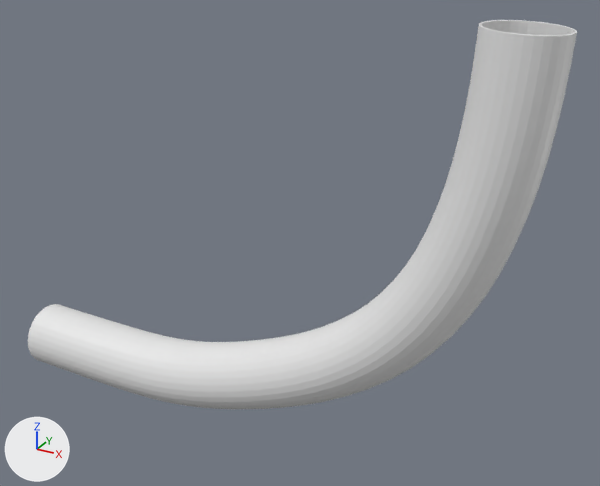
Two versions of the Blender file MarbleRun/Assets/TrackPieces/Blend/tube.blend, one commit apart.
Rendered twice from a camera (50 mm lens) standing at (21.3, -26.6, 21.5) and looking at (5.9, 1.4, 7.5). The lights are fixed; the arrows at lower left show +X, +Y and +Z.

Script lines for the objects in view, before the commit:
```python
me_cylinder = bpy.data.meshes.new('Cylinder')
me_cylinder.from_pydata(...)  # 64 vertices, 32 faces; spans x -1.0..1.0, y -1.0..1.0, z -1.0..1.0
cu_nurbspath = bpy.data.curves.new('NurbsPath', 'CURVE')
cu_nurbspath.dimensions = '3D'
_sp = cu_nurbspath.splines.new('NURBS'); _sp.points.add(5)
_sp.points.foreach_set('co', [-7.46, 0.0124, 0.0537, 1.0, -1.0, 0.0, 0.0, 1.0, 0.0, 0.0, 0.0, 1.0, 8.756, -0.115, 1.55, 1.0, 14.77, -0.045, 8.08, 1.0, 14.8, 0.129, 18.6, 1.0])
_sp.order_u = 5
_sp.order_v = 0
_sp.use_endpoint_u = True
cu_nurbspath.use_path = True
cu_nurbspath.use_path_clamp = True
cu_nurbspath.bevel_resolution = 0
cu_nurbspath.fill_mode = 'HALF'
ob_cylinder = bpy.data.objects.new('Cylinder', me_cylinder)
ob_cylinder.location = (0.0, 0.0, 0.0)
ob_cylinder.rotation_euler = (0.0, 1.571, 0.0)  # degrees (0, 90, 0)
ob_cylinder.scale = (1.5, 1.5, 0.5)
_m = ob_cylinder.modifiers.new('Array', 'ARRAY')
_m.count = 33
_m.curve = ob_nurbspath
_m.constant_offset_displace = (0.0, 0.0, 0.0)
_m.relative_offset_displace = (0.0, 0.0, 1.0)
_m.use_merge_vertices = True
_m = ob_cylinder.modifiers.new('Curve', 'CURVE')
_m.object = ob_nurbspath
_m = ob_cylinder.modifiers.new('Solidify', 'SOLIDIFY')
_m.thickness = 0.118
_m.nonmanifold_thickness_mode = 'FIXED'
_m.nonmanifold_merge_threshold = 0.0003
ob_nurbspath = bpy.data.objects.new('NurbsPath', cu_nurbspath)
ob_nurbspath.location = (0.0, 0.0, 0.0)
```
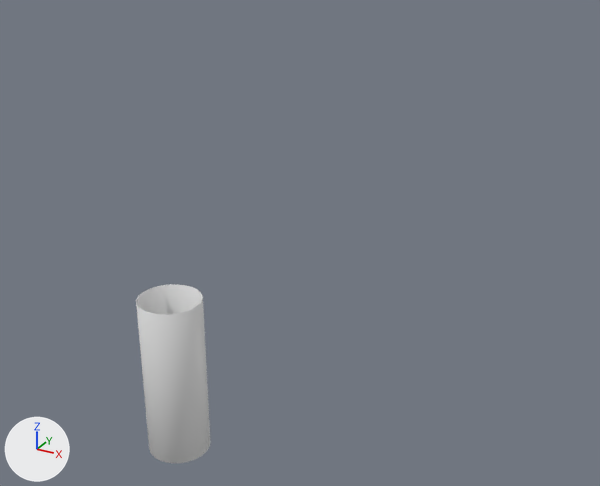
ob_nurbspath is not drawn itself; it is used by a modifier of ob_cylinder.

The change, as a diff of the scene's bpy script:
```diff
--- a/MarbleRun/Assets/TrackPieces/Blend/tube.blend.py
+++ b/MarbleRun/Assets/TrackPieces/Blend/tube.blend.py
@@ me_cylinder @@
 me_cylinder.from_pydata(...)  # 64 vertices, 32 faces; spans x -1.0..1.0, y -1.0..1.0, z -1.0..1.0
 # used by ob_cylinder; location = (0.0, 0.0, 0.0); rotation_euler = (0.0, 1.571, 0.0), in degrees (0, 90, 0); scale = (1.5, 1.5, 0.5)
+# me_cylinder part 1: all faces are now shaded smooth (32 of 32 changed)
@@ ob_nurbspath @@
-ob_nurbspath = bpy.data.objects.new('NurbsPath', cu_nurbspath)
-ob_nurbspath.location = (0.0, 0.0, 0.0)
@@ ob_cylinder @@
 ob_cylinder.location = (0.0, 0.0, 0.0)
-ob_cylinder.rotation_euler = (0.0, 1.571, 0.0)  # degrees (0, 90, 0)
-ob_cylinder.scale = (1.5, 1.5, 0.5)
-_m = ob_cylinder.modifiers.new('Array', 'ARRAY')
-_m.count = 33
-_m.curve = ob_nurbspath
-_m.constant_offset_displace = (0.0, 0.0, 0.0)
-_m.relative_offset_displace = (0.0, 0.0, 1.0)
-_m.use_merge_vertices = True
-_m = ob_cylinder.modifiers.new('Curve', 'CURVE')
-_m.object = ob_nurbspath
+ob_cylinder.scale = (1.5, 1.5, 4.0)
 _m = ob_cylinder.modifiers.new('Solidify', 'SOLIDIFY')
-_m.thickness = 0.118
+_m.thickness = 0.03
 _m.nonmanifold_thickness_mode = 'FIXED'
```

Pixel boxes [x1, y1, x2, y2] of what changed, in the pictures (600 x 486 px):
'Cylinder', reshaped, shading changed, rescaled, modifiers changed, turned: before [28, 20, 577, 409]; after [136, 284, 211, 463]
